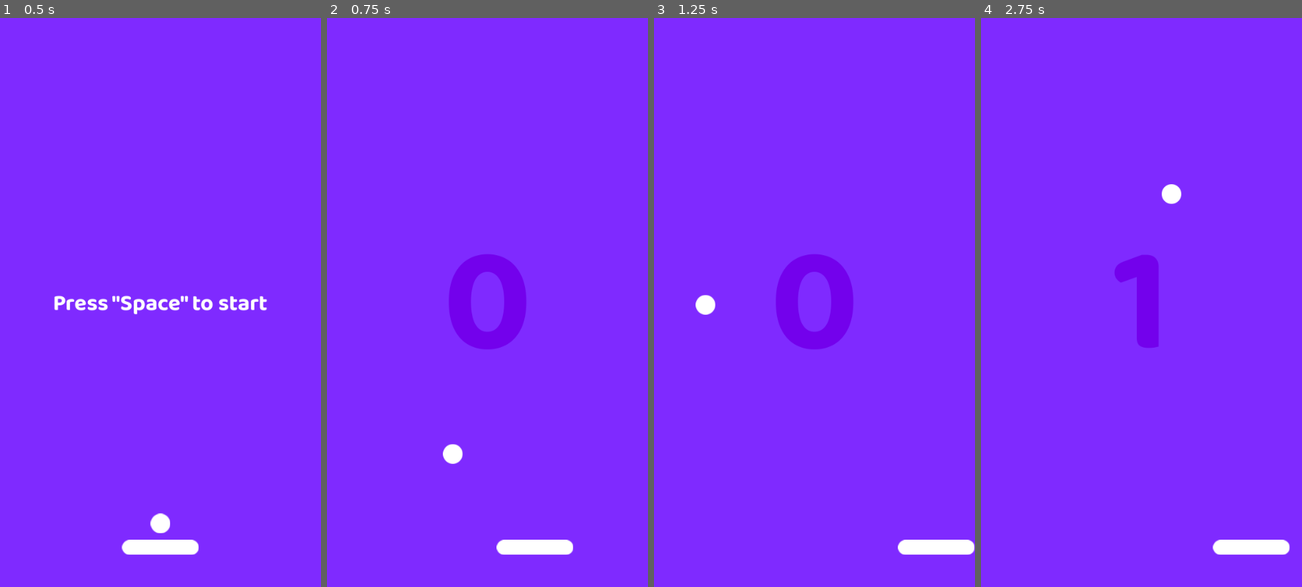
Above: before the commit, frames 1-4 (left to right).
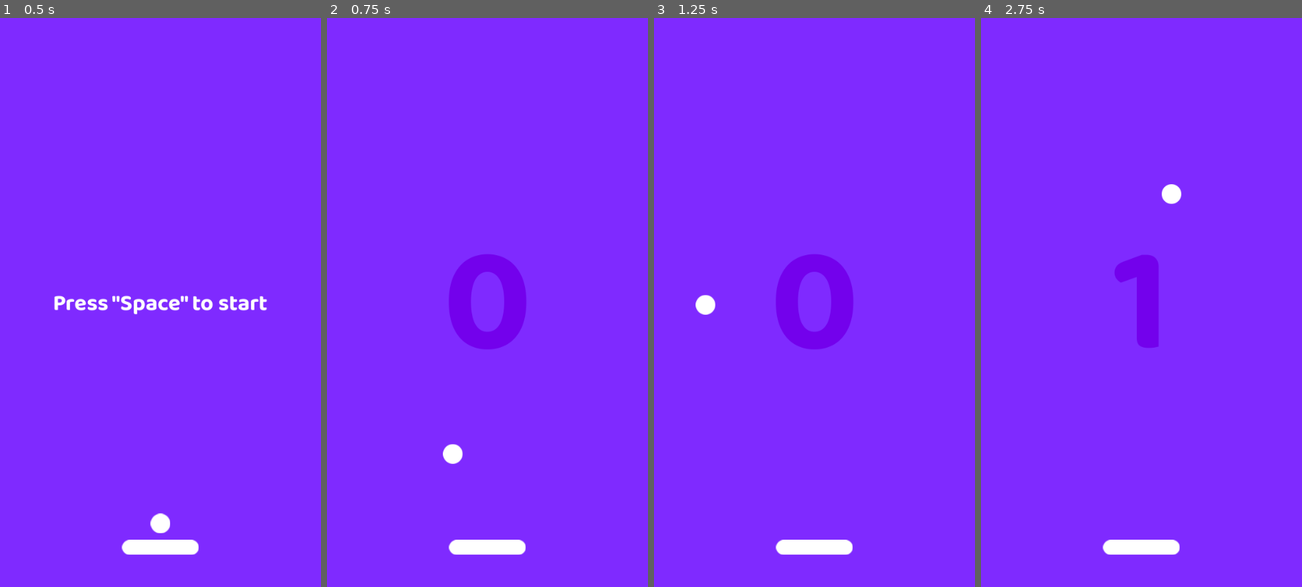
Above: after the commit, the same moments.

Repository: Ielsel/Space-pong
Game: Godot game, scene res://scenes/game.tscn
Two runs of this game, one before a commit and one after it. Both use one fixed random seed, a clock stepped at 60 frames per second and the inputs below.
Inputs:
- Up to frame 1 (0.5 s): no input
- Up to frame 2 (0.75 s): tap Space (Start) at 0.5, 0.6 s; hold Right (ui_right) from 0.53 s (still down)
- Up to frame 3 (1.25 s): keep holding Right (ui_right)
- Up to frame 4 (2.75 s): release Right (ui_right) at 1.28 s; hold Left (ui_left) 1.28-2.03 s; tap Space (Start) at 1.35, 2.1 s; hold Right (ui_right) from 2.03 s (still down)

Frame 1 is identical in both runs. In frame 2, 0.8% of the frame differs, in the area x 37-77%, y 91-95%; in frame 3, 1.2%; in frame 4, 1.2%, in the area x 37-97%, y 91-95%.

Commit message:
Controls changed

Diff:
--- a/project.godot
+++ b/project.godot
@@ -28,6 +28,16 @@
 "events": [Object(InputEventKey,"resource_local_to_scene":false,"resource_name":"","device":-1,"window_id":0,"alt_press …(191 unchanged characters)…
 ]
 }
+Right={
+"deadzone": 0.2,
+"events": [Object(InputEventKey,"resource_local_to_scene":false,"resource_name":"","device":-1,"window_id":0,"alt_pressed":false,"shift_pressed":false,"ctrl_pressed":false,"meta_pressed":false,"pressed":false,"keycode":0,"physical_keycode":68,"key_label":0,"unicode":100,"location":0,"echo":false,"script":null)
+]
+}
+Left={
+"deadzone": 0.2,
+"events": [Object(InputEventKey,"resource_local_to_scene":false,"resource_name":"","device":-1,"window_id":0,"alt_pressed":false,"shift_pressed":false,"ctrl_pressed":false,"meta_pressed":false,"pressed":false,"keycode":0,"physical_keycode":65,"key_label":0,"unicode":97,"location":0,"echo":false,"script":null)
+]
+}
 
 [layer_names]
 
--- a/scripts/player.gd
+++ b/scripts/player.gd
@@ -10,8 +10,8 @@
 	velocity.x = 0
 
 	if ball.started == true:
-		if Input.is_action_pressed("ui_left"):
+		if Input.is_action_pressed("Left"):
 			velocity.x -= speed
-		if Input.is_action_pressed("ui_right"):
+		if Input.is_action_pressed("Right"):
 			velocity.x += speed
 	move_and_collide(velocity * delta)
